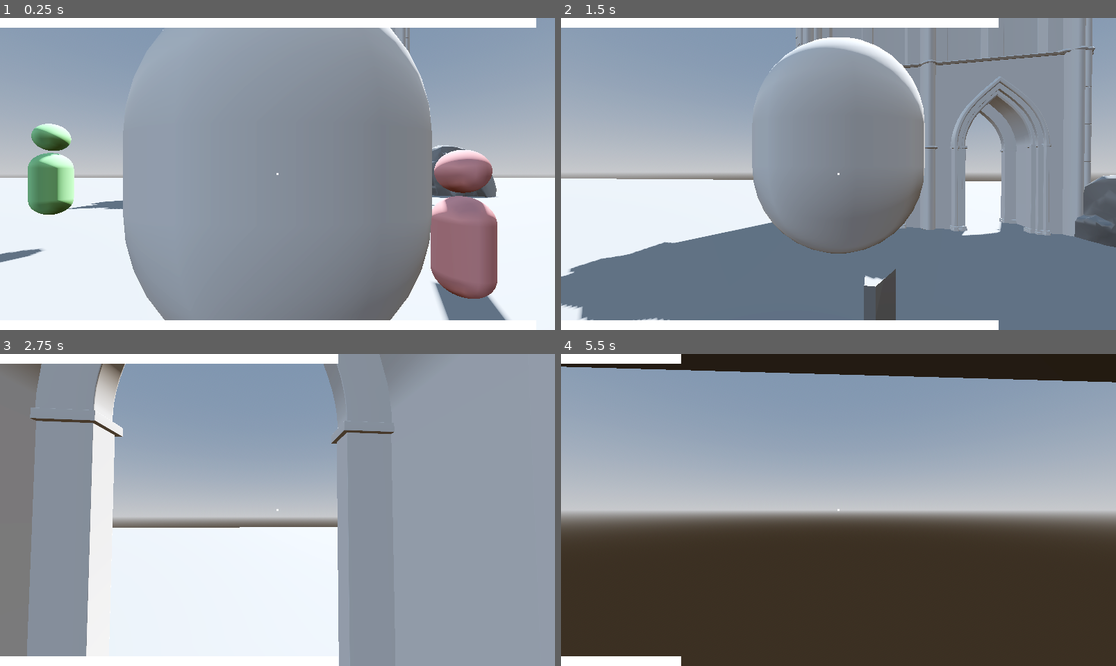
Above: before the commit, frames 1-4 (two rows, left to right).
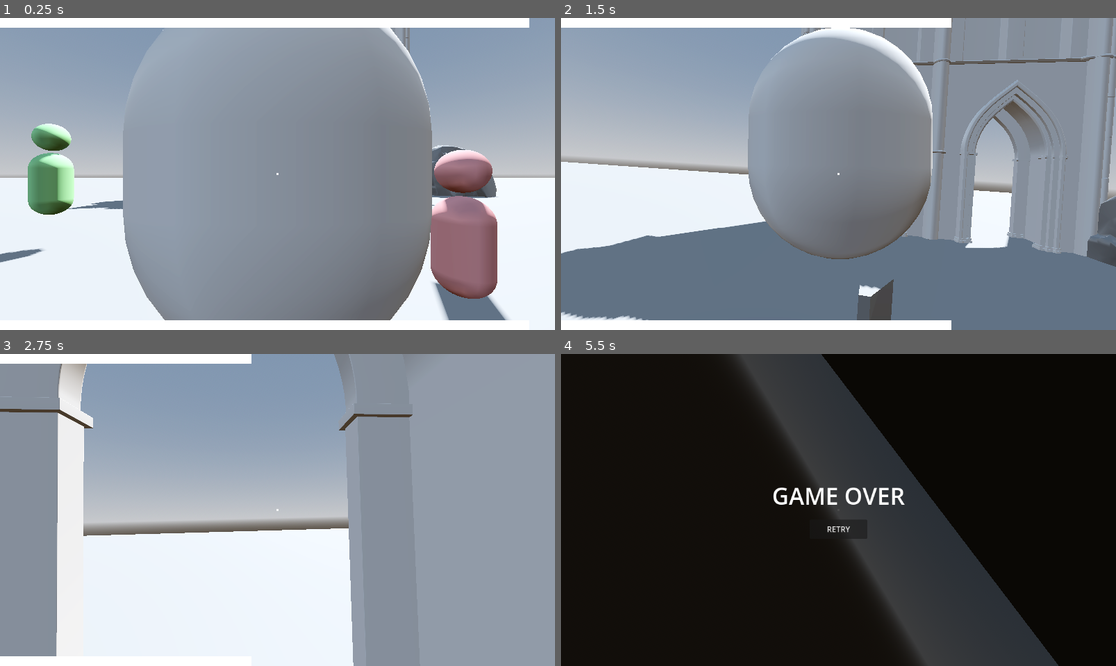
Above: after the commit, the same moments.

Repository: madmonki/GGJ2026
Game: Godot game, scene res://main.tscn
The game is run twice, just before and just after one commit, with the same random seed, the same clock (stepped at 60 frames per second) and the same inputs.
Inputs (mouse positions are in pixels of both pictures, inside the frame that each line leads up to):
- Up to frame 1 (0.25 s): no input
- Up to frame 2 (1.5 s): move the mouse to (866, 174) at 0.52 s; hold W (move_forward) from 0.53 s (still down); tap Space (jump) at 0.6, 0.77, 1.07 s; move the mouse to (810, 174) at 1.27 s; click (810, 174) at 1.35 s
- Up to frame 3 (2.75 s): keep holding W (move_forward); tap Space (jump) at 1.52, 1.55, 1.82, 2.3 s; move the mouse to (288, 503) at 2.02 s; hold Shift (sprint) from 2.03 s (still down)
- Up to frame 4 (5.5 s): keep holding W (move_forward); move the mouse to (832, 516) at 2.77 s; release Shift (sprint) at 2.78 s; tap Space (jump) at 2.85, 3.02, 3.32, 3.77, 3.8, 4.07, 4.52, 4.55, 4.82, 5.1 s; move the mouse to (877, 513) at 3.52 s; press the mouse at (877, 513) at 3.53 s; move the mouse to (794, 506) at 4.27 s; release the mouse at (794, 506) at 4.28 s; tap Shift (sprint) at 4.35 s; move the mouse to (844, 510) at 5.02 s

The runs differ from the first frame. In frame 1, less than 0.1% of the frame differs, in the area x 95-97%, y 0-4%; in frame 2, 15%; in frame 3, 17%; in frame 4, 91%, in the area x 0-100%, y 0-100%.

Commit message:
gitignore

Diff:
--- a/hud.gd
+++ b/hud.gd
@@ -16,7 +16,7 @@
 	if retry_button:
 		retry_button.pressed.connect(_on_retry_pressed)
 
-func _process(delta):
+func _process(_delta):
 	if is_game_over: return
 
 	var character = GameEvents.current_character
--- a/player.gd
+++ b/player.gd
@@ -122,6 +122,14 @@
 	camera.add_child(mask)
 	mask.attach_to(camera)
 
+@export var cam_tilt_amount = 0.05 # Max tilt strength
+@export var cam_tilt_speed = 5.0 # How fast it tilts/recovers
+var mouse_input_x = 0.0
+
+@export var base_fov = 75.0
+@export var max_fov_change = 15.0 # How much it can zoom in/out
+@export var fov_jitter_strength = 0.2 # How "jumpy" the FOV is
+
 func _unhandled_input(event):
 	if event.is_action_pressed("ui_cancel"):
 		get_tree().quit()
@@ -132,11 +140,41 @@
 	if not is_controlled: return
 
 	if event is InputEventMouseMotion:
+		mouse_input_x = event.relative.x
 		rotate_y(-event.relative.x * sensitivity)
 		camera.rotate_x(-event.relative.y * sensitivity)
 		camera.rotation.x = clamp(camera.rotation.x, deg_to_rad(-80), deg_to_rad(80))
 
 func _physics_process(delta):
+	# Camera Tilt Logic
+	if is_controlled:
+		# Target tilt based on mouse X input (banking)
+		var target_tilt = - mouse_input_x * cam_tilt_amount
+		target_tilt = clamp(target_tilt, -0.1, 0.1)
+		camera.rotation.z = lerp(camera.rotation.z, target_tilt, delta * cam_tilt_speed)
+		mouse_input_x = lerp(mouse_input_x, 0.0, delta * 10.0)
+
+		# Dynamic Jumpy FOV Logic
+		# Calculate speed along look direction
+		var look_dir = - camera.global_transform.basis.z
+		var speed_in_look_dir = velocity.dot(look_dir)
+		speed_in_look_dir = max(0.0, speed_in_look_dir) # Only forward movement counts
+
+		# Decrease FOV based on speed (Zoom in effect)
+		# Max speed approx 25 (dash) -> Map to max_fov_change
+		var fov_offset = remap(speed_in_look_dir, 0, 20, 0, -max_fov_change)
+		fov_offset = clamp(fov_offset, -max_fov_change, 0)
+
+		# Add jitter if moving
+		if speed_in_look_dir > 1.0:
+			fov_offset += randf_range(-fov_jitter_strength, fov_jitter_strength)
+
+		camera.fov = lerp(camera.fov, base_fov + fov_offset, delta * 5.0)
+
+	else:
+		camera.rotation.z = lerp(camera.rotation.z, 0.0, delta * 5.0)
+		camera.fov = lerp(camera.fov, base_fov, delta * 5.0)
+
 	if not is_on_floor():
 		velocity.y -= gravity * delta
 
--- a/player.tscn
+++ b/player.tscn
@@ -14,6 +14,7 @@
 collision_layer = 2
 collision_mask = 3
 script = ExtResource("1_script")
+doom_duration = 5.0
 
 [node name="CollisionShape3D" type="CollisionShape3D" parent="." unique_id=529467504]
 transform = Transform3D(1, 0, 0, 0, 1, 0, 0, 0, 1, 0, 1, 0)
Not shown, added: .gitignore
